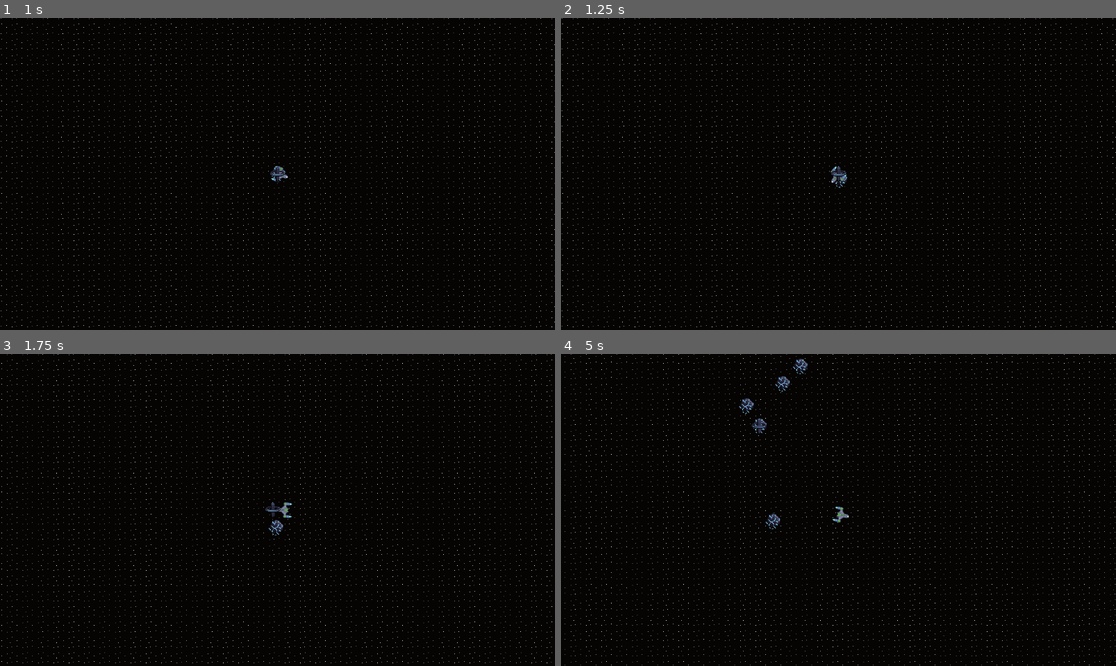
Above: before the commit, frames 1-4 (two rows, left to right).
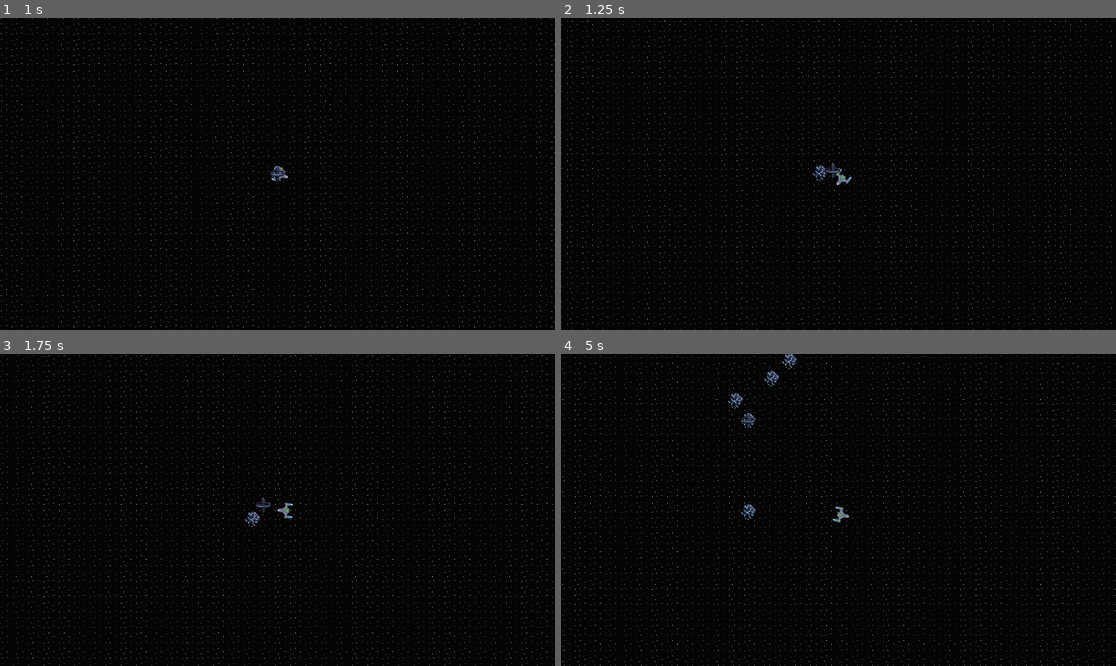
Above: after the commit, the same moments.

Repository: JoshPattman/microjam-034
Game: Godot game, scene res://scenes/game.tscn
The game is run twice, just before and just after one commit, with the same random seed, the same clock (stepped at 60 frames per second) and the same inputs.
Inputs:
- Up to frame 1 (1 s): tap Enter at 0.5 s; hold D (player_right) from 0.53 s (still down); tap Shift (player_boost) at 0.6 s
- Up to frame 2 (1.25 s): keep holding D (player_right)
- Up to frame 3 (1.75 s): release D (player_right) at 1.28 s; hold S (player_back) from 1.28 s (still down); tap Ctrl (player_break) at 1.35 s
- Up to frame 4 (5 s): release S (player_back) at 2.03 s; hold D (player_right) 2.03-2.78 s; tap Shift (player_boost) at 2.1, 3.6 s; hold W (player_forward) 2.78-3.53 s; tap Ctrl (player_break) at 2.85, 4.35 s; hold A (player_left) from 3.53 s (still down)

Frame 1 is identical in both runs. In frame 2, 3.9% of the frame differs, in the area x 0-100%, y 0-100%; in frame 3, 4.0%; in frame 4, 4.4%.

Commit message:
you r mum

Diff:
--- a/godot/game_objects/player.tscn
+++ b/godot/game_objects/player.tscn
@@ -6,6 +6,9 @@
 [sub_resource type="Curve" id="Curve_0rdlk"]
 _data = [Vector2(0, 0), 0.0, 0.0, 0, 0, Vector2(1, 1), 3.19298, 0.0, 0, 0]
 point_count = 2
+
+[sub_resource type="CircleShape2D" id="CircleShape2D_a4hy7"]
+radius = 17.0
 
 [node name="Player" type="CharacterBody2D"]
 script = ExtResource("1_a4hy7")
@@ -16,3 +19,7 @@
 [node name="Sprite2D" type="Sprite2D" parent="."]
 position = Vector2(0, -7)
 texture = ExtResource("2_hy5qn")
+
+[node name="CollisionShape2D" type="CollisionShape2D" parent="."]
+position = Vector2(0, -4)
+shape = SubResource("CircleShape2D_a4hy7")
Not shown: 1 places in godot/game_objects/player.tscn that only renumber resources
Not shown: 1 places in godot/scenes/game.tscn that only renumber resources
Not shown: 1 places in godot/scenes/gravity_test.tscn that only renumber resources
Not shown, added: art/boom.jpg
